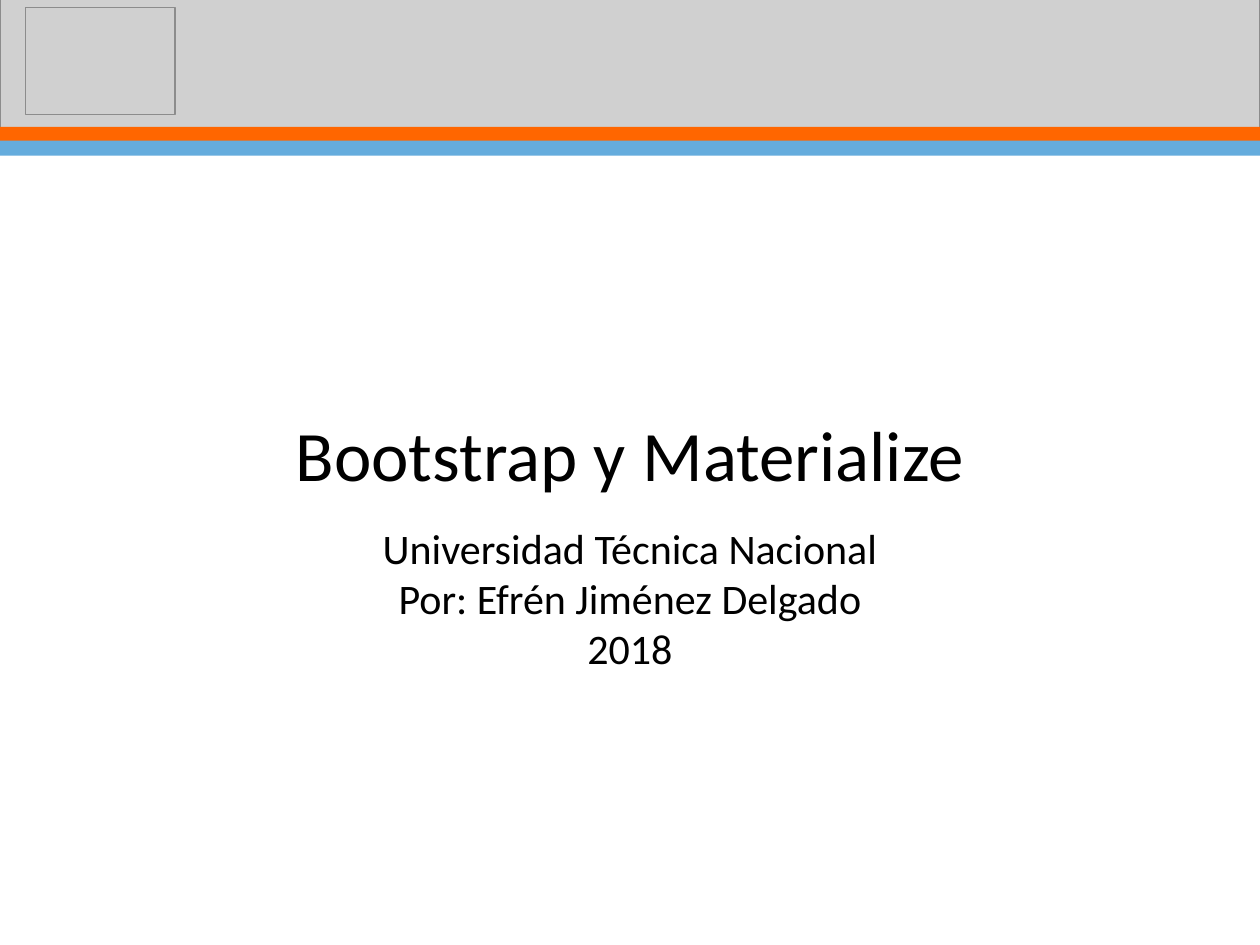
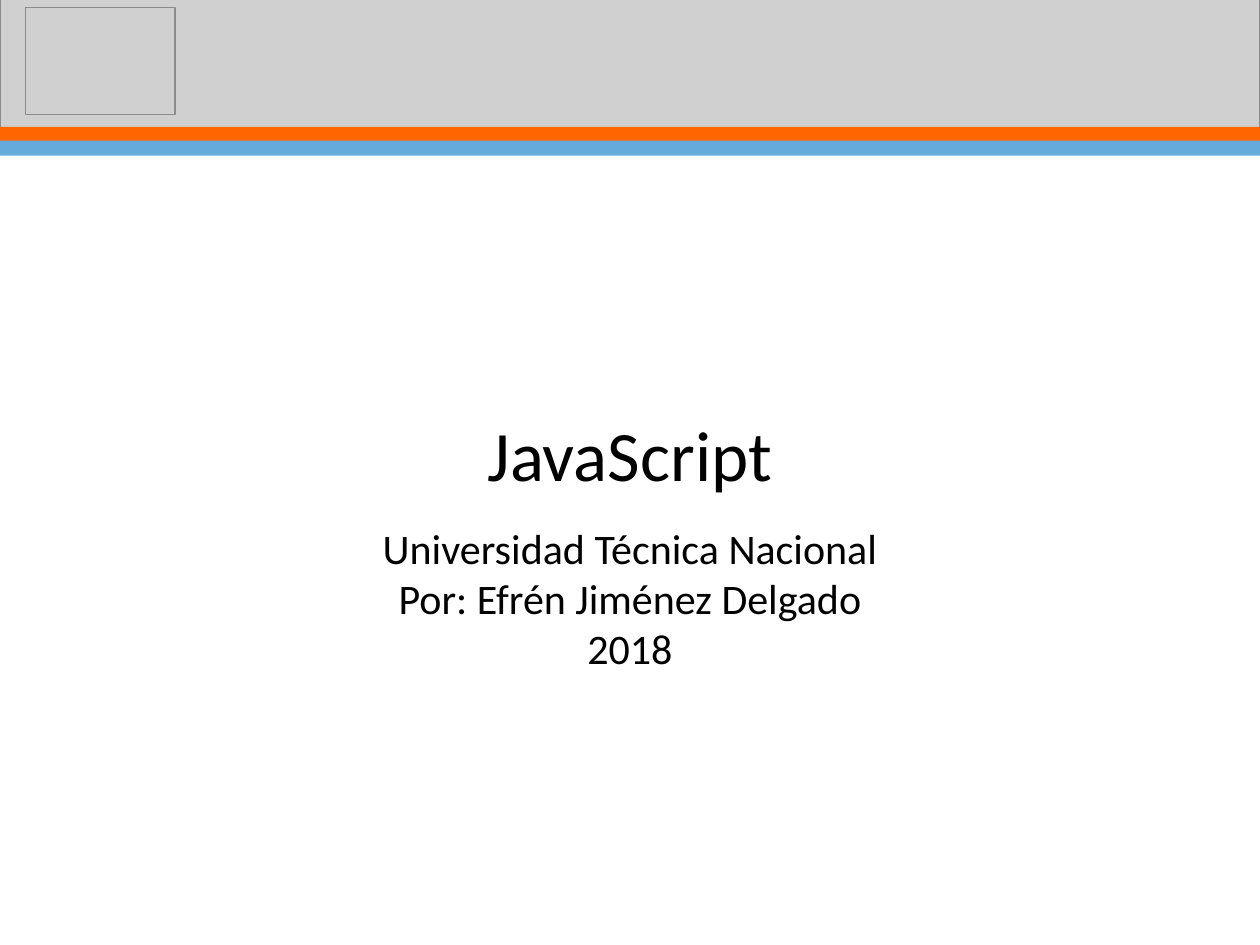
Before and after one commit to ejimenezdelgado/ext_web_2_2018, a slide deck: slide 2 of Clase 5/Javascript/Clase8.pptx. Drawn at 1260x945 pixels with LibreOffice and Linux fonts; fonts in the diff are those of the drawing; grey boxes stand for pictures; background and template pictures are left out. Boxes give left, top, right and bottom in pixels: in the first picture for what was removed or moved away, otherwise in the second. Text is boxed around its words. In the diff, an @@ line names an element or a change of style, - is before the commit and + after.

Commit message:
clase 5

```diff
--- a/Clase 5/Javascript/Clase8.pptx
+++ b/Clase 5/Javascript/Clase8.pptx
@@ title at bbox=[488, 432, 772, 493]: text changed @@
-Bootstrap y Materialize
+JavaScript
```
